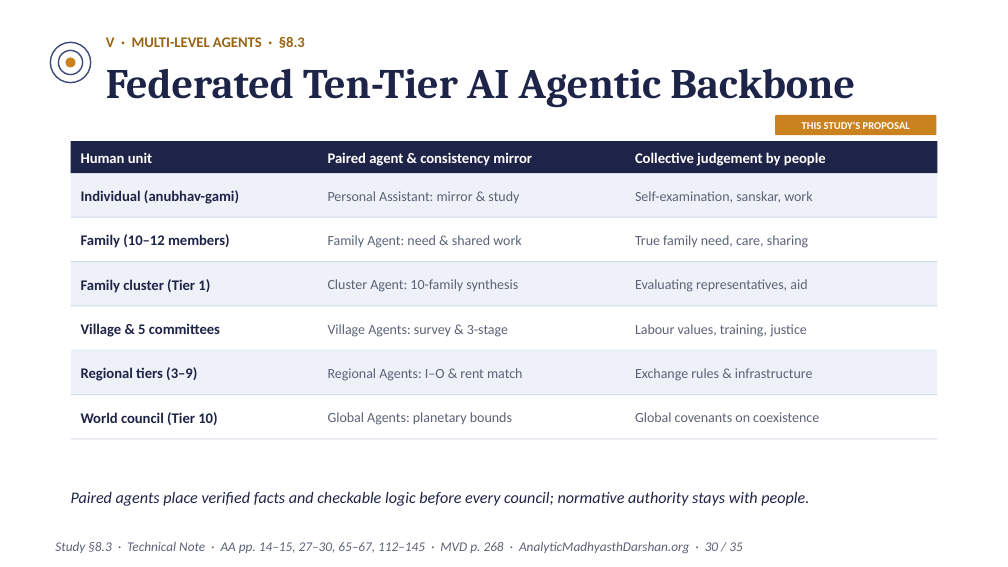
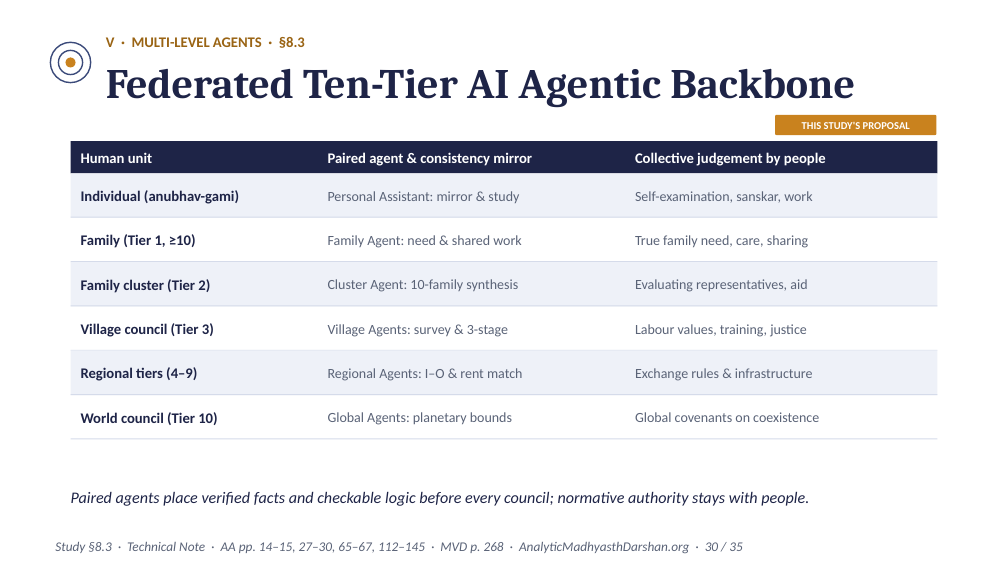
Before and after one commit to raghavamohan/AnalyticMadhyasthDarshan, a slide deck: slide 30 of Studies/Prosperity-Economics-And-Right-Use/Prosperity-Economics-And-Right-Use-Madhyasth-Darshan.pptx. Drawn at 1008x567 pixels with LibreOffice and Linux fonts; fonts in the diff are those of the drawing. Boxes give left, top, right and bottom in pixels: in the first picture for what was removed or moved away, otherwise in the second. Text is boxed around its words. In the diff, an @@ line names an element or a change of style, - is before the commit and + after.

Commit message:
Align Prosperity Economics presentation decks with updated study and 10-tier structure

```diff
--- a/Studies/Prosperity-Economics-And-Right-Use/Prosperity-Economics-And-Right-Use-Madhyasth-Darshan.pptx
+++ b/Studies/Prosperity-Economics-And-Right-Use/Prosperity-Economics-And-Right-Use-Madhyasth-Darshan.pptx
@@ text at (81, 234, 196, 248): text changed @@
-Family (10–12 members)
+Family (Tier 1, ≥10)
@@ text at (81, 279, 210, 293): text changed @@
-Family cluster (Tier 1)
+Family cluster (Tier 2)
@@ text at (81, 323, 214, 337): text changed @@
-Village & 5 committees
+Village council (Tier 3)
@@ text at (81, 367, 197, 381): text changed @@
-Regional tiers (3–9)
+Regional tiers (4–9)
```
Also in this commit, not shown: 3 other slides changed, 2 other files.
